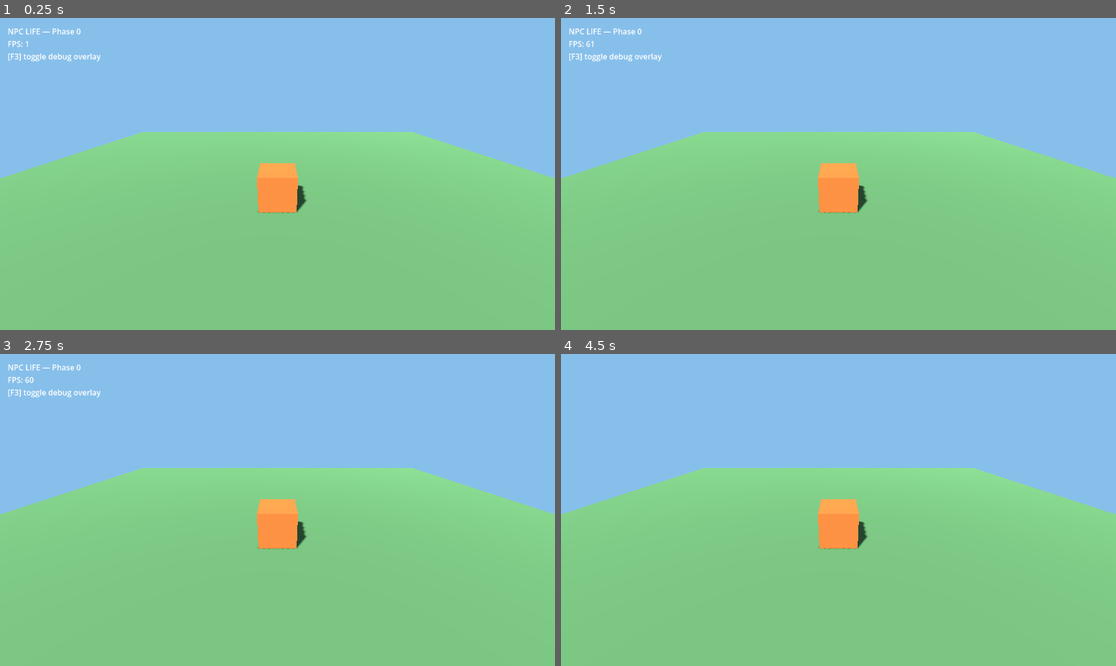
Above: before the commit, frames 1-4 (two rows, left to right).
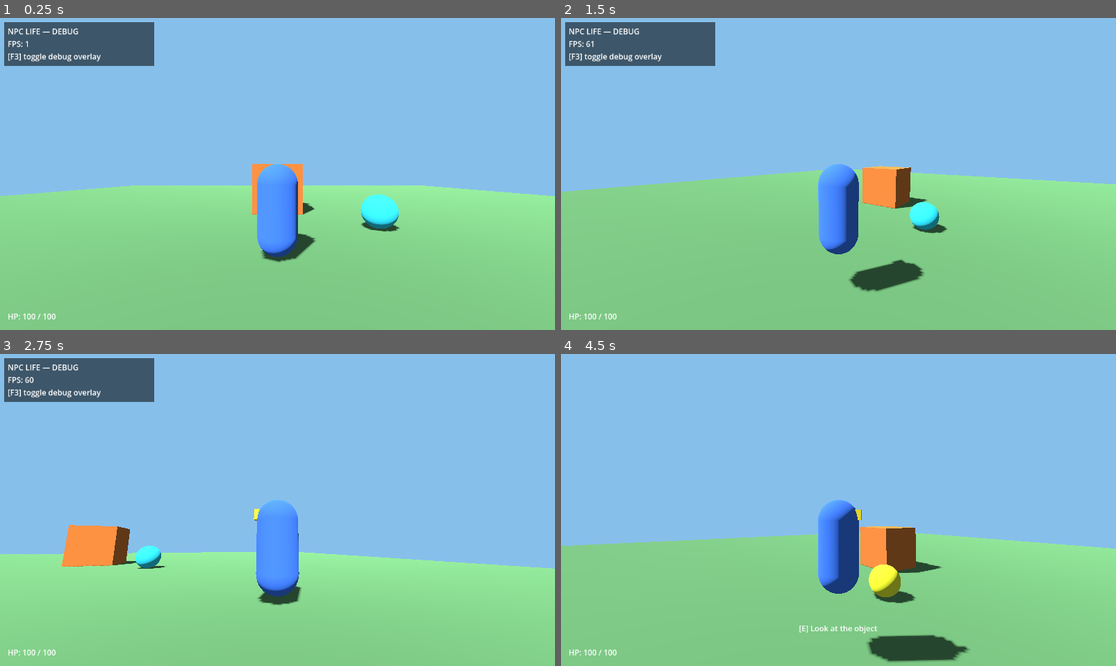
Above: after the commit, the same moments.

Repository: whdghks1/npc_lief
Game: Godot game, scene res://scenes/world/main.tscn
The game is run twice, just before and just after one commit, with the same random seed, the same clock (stepped at 60 frames per second) and the same inputs.
Inputs (mouse positions are in pixels of both pictures, inside the frame that each line leads up to):
- Up to frame 1 (0.25 s): no input
- Up to frame 2 (1.5 s): tap Enter at 0.5 s; move the mouse to (960, 158) at 0.52 s; hold D (move_right) 0.53-1.28 s; hold E (interact) 0.53-1.28 s; tap Space (jump) at 0.77, 0.8, 1.07, 1.35 s; move the mouse to (727, 189) at 1.27 s; hold S (move_back) from 1.28 s (still down)
- Up to frame 3 (2.75 s): tap Space (jump) at 1.52, 1.82, 2.3 s; tap E (interact) at 1.55 s; move the mouse to (333, 441) at 2.02 s; release S (move_back) at 2.03 s; hold D (move_right) from 2.03 s (still down); hold E (interact) from 2.03 s (still down)
- Up to frame 4 (4.5 s): move the mouse to (810, 572) at 2.77 s; release D (move_right) at 2.78 s; release E (interact) at 2.78 s; hold W (move_forward) 2.78-3.53 s; tap E (interact) at 2.85, 4.35 s; tap Space (jump) at 3.02, 3.32, 3.6, 3.77, 4.07 s; move the mouse to (1005, 556) at 3.52 s; hold A (move_left) from 3.53 s (still down); tap F3 (debug_overlay_toggle) at 4.15 s; move the mouse to (672, 463) at 4.27 s

The runs differ from the first frame. In frame 1, 24% of the frame differs, in the area x 0-100%, y 1-97%; in frame 2, 19%; in frame 3, 38%; in frame 4, 24%.

Commit message:
phase2 완료

Diff:
--- /dev/null
+++ b/scenes/player/player.tscn
@@ -0,0 +1,71 @@
+[gd_scene load_steps=10 format=3]
+
+[ext_resource type="Script" path="res://scripts/player/player.gd" id="1"]
+[ext_resource type="Script" path="res://scripts/player/health.gd" id="2"]
+[ext_resource type="Script" path="res://scripts/player/interactor.gd" id="3"]
+
+[sub_resource type="CapsuleShape3D" id="CapsuleShape3D_body"]
+radius = 0.4
+height = 1.8
+
+[sub_resource type="StandardMaterial3D" id="Material_body"]
+albedo_color = Color(0.25, 0.45, 0.85, 1)
+
+[sub_resource type="CapsuleMesh" id="CapsuleMesh_body"]
+material = SubResource("Material_body")
+radius = 0.4
+height = 1.8
+
+[sub_resource type="StandardMaterial3D" id="Material_nose"]
+albedo_color = Color(0.95, 0.85, 0.2, 1)
+
+[sub_resource type="BoxMesh" id="BoxMesh_nose"]
+material = SubResource("Material_nose")
+size = Vector3(0.2, 0.2, 0.2)
+
+[sub_resource type="SphereShape3D" id="SphereShape3D_interact_range"]
+radius = 2.5
+
+[node name="Player" type="CharacterBody3D"]
+collision_layer = 2
+collision_mask = 1
+script = ExtResource("1")
+
+[node name="CollisionShape3D" type="CollisionShape3D" parent="."]
+transform = Transform3D(1, 0, 0, 0, 1, 0, 0, 0, 1, 0, 0.9, 0)
+shape = SubResource("CapsuleShape3D_body")
+
+[node name="Model" type="Node3D" parent="."]
+unique_name_in_owner = true
+
+[node name="Body" type="MeshInstance3D" parent="Model"]
+transform = Transform3D(1, 0, 0, 0, 1, 0, 0, 0, 1, 0, 0.9, 0)
+mesh = SubResource("CapsuleMesh_body")
+
+[node name="Nose" type="MeshInstance3D" parent="Model"]
+transform = Transform3D(1, 0, 0, 0, 1, 0, 0, 0, 1, 0, 1.5, -0.35)
+mesh = SubResource("BoxMesh_nose")
+
+[node name="CameraPivot" type="Node3D" parent="."]
+unique_name_in_owner = true
+position = Vector3(0, 1.6, 0)
+
+[node name="SpringArm3D" type="SpringArm3D" parent="CameraPivot"]
+unique_name_in_owner = true
+collision_mask = 1
+spring_length = 4.0
+
+[node name="Camera3D" type="Camera3D" parent="CameraPivot/SpringArm3D"]
+current = true
+
+[node name="Interactor" type="Area3D" parent="."]
+unique_name_in_owner = true
+collision_layer = 0
+collision_mask = 4
+script = ExtResource("3")
+
+[node name="CollisionShape3D" type="CollisionShape3D" parent="Interactor"]
+shape = SubResource("SphereShape3D_interact_range")
+
+[node name="Health" type="Node" parent="."]
+script = ExtResource("2")
--- a/scenes/ui/debug_overlay.tscn
+++ b/scenes/ui/debug_overlay.tscn
@@ -1,22 +1,27 @@
-[gd_scene load_steps=2 format=3]
+[gd_scene load_steps=3 format=3]
 
 [ext_resource type="Script" path="res://scripts/ui/debug_overlay.gd" id="1"]
+
+[sub_resource type="StyleBoxFlat" id="StyleBoxFlat_bg"]
+bg_color = Color(0, 0, 0, 0.55)
+content_margin_left = 8.0
+content_margin_top = 8.0
+content_margin_right = 8.0
+content_margin_bottom = 8.0
 
 [node name="DebugOverlay" type="CanvasLayer"]
 layer = 10
 script = ExtResource("1")
 
-[node name="Margin" type="MarginContainer" parent="."]
+[node name="Panel" type="PanelContainer" parent="."]
 offset_left = 8.0
 offset_top = 8.0
 offset_right = 320.0
 offset_bottom = 72.0
-theme_override_constants/margin_left = 8
-theme_override_constants/margin_top = 8
-theme_override_constants/margin_right = 8
-theme_override_constants/margin_bottom = 8
+theme_override_styles/panel = SubResource("StyleBoxFlat_bg")
 
-[node name="InfoLabel" type="Label" parent="Margin"]
+[node name="InfoLabel" type="Label" parent="Panel"]
 unique_name_in_owner = true
 layout_mode = 2
-text = "NPC LIFE — Phase 0"
+theme_override_colors/font_color = Color(1, 1, 1, 1)
+text = "NPC LIFE — DEBUG"
--- /dev/null
+++ b/scenes/ui/hud.tscn
@@ -0,0 +1,33 @@
+[gd_scene load_steps=2 format=3]
+
+[ext_resource type="Script" path="res://scripts/ui/hud.gd" id="1"]
+
+[node name="HUD" type="CanvasLayer"]
+script = ExtResource("1")
+
+[node name="Root" type="Control" parent="."]
+anchor_right = 1.0
+anchor_bottom = 1.0
+mouse_filter = 2
+
+[node name="HealthLabel" type="Label" parent="Root"]
+unique_name_in_owner = true
+anchor_top = 1.0
+anchor_bottom = 1.0
+offset_left = 16.0
+offset_top = -40.0
+offset_right = 200.0
+offset_bottom = -12.0
+text = "HP: 100 / 100"
+
+[node name="InteractPrompt" type="Label" parent="Root"]
+unique_name_in_owner = true
+anchor_left = 0.5
+anchor_top = 1.0
+anchor_right = 0.5
+anchor_bottom = 1.0
+offset_left = -150.0
+offset_top = -90.0
+offset_right = 150.0
+offset_bottom = -60.0
+horizontal_alignment = 1
--- a/scenes/world/main.tscn
+++ b/scenes/world/main.tscn
@@ -1,7 +1,11 @@
-[gd_scene load_steps=10 format=3]
+[gd_scene load_steps=16 format=3]
 
 [ext_resource type="Script" path="res://scripts/core/main.gd" id="1"]
 [ext_resource type="PackedScene" path="res://scenes/ui/debug_overlay.tscn" id="2"]
+[ext_resource type="PackedScene" path="res://scenes/player/player.tscn" id="3"]
+[ext_resource type="PackedScene" path="res://scenes/ui/hud.tscn" id="4"]
+[ext_resource type="Script" path="res://scripts/core/interactable.gd" id="5"]
+[ext_resource type="Script" path="res://scripts/core/test_interactable.gd" id="6"]
 
 [sub_resource type="Environment" id="Environment_1"]
 background_mode = 1
@@ -30,6 +34,17 @@
 [sub_resource type="BoxShape3D" id="BoxShape3D_box"]
 size = Vector3(2, 2, 2)
 
+[sub_resource type="StandardMaterial3D" id="Material_interact"]
+albedo_color = Color(0.2, 0.8, 0.85, 1)
+
+[sub_resource type="SphereMesh" id="SphereMesh_interact"]
+material = SubResource("Material_interact")
+radius = 0.5
+height = 1.0
+
+[sub_resource type="SphereShape3D" id="SphereShape3D_interact_body"]
+radius = 0.5
+
 [node name="Main" type="Node3D"]
 script = ExtResource("1")
 
@@ -40,11 +55,6 @@
 position = Vector3(0, 8, 0)
 rotation = Vector3(-0.9, -0.5, 0)
 shadow_enabled = true
-
-[node name="Camera3D" type="Camera3D" parent="."]
-position = Vector3(0, 6, 10)
-rotation = Vector3(-0.4, 0, 0)
-current = true
 
 [node name="Ground" type="StaticBody3D" parent="."]
 
@@ -64,4 +74,25 @@
 [node name="CollisionShape3D" type="CollisionShape3D" parent="PlaceholderBox"]
 shape = SubResource("BoxShape3D_box")
 
+[node name="TestInteractable" type="StaticBody3D" parent="."]
+position = Vector3(3, 0.5, 3)
+collision_layer = 5
+collision_mask = 0
+script = ExtResource("6")
+
+[node name="MeshInstance3D" type="MeshInstance3D" parent="TestInteractable"]
+mesh = SubResource("SphereMesh_interact")
+
+[node name="CollisionShape3D" type="CollisionShape3D" parent="TestInteractable"]
+shape = SubResource("SphereShape3D_interact_body")
+
+[node name="Interactable" type="Node" parent="TestInteractable"]
+script = ExtResource("5")
+prompt = "Look at the object"
+
+[node name="Player" parent="." instance=ExtResource("3")]
+transform = Transform3D(1, 0, 0, 0, 1, 0, 0, 0, 1, 0, 0, 5)
+
 [node name="DebugOverlay" parent="." instance=ExtResource("2")]
+
+[node name="HUD" parent="." instance=ExtResource("4")]
--- /dev/null
+++ b/scripts/core/interactable.gd
@@ -0,0 +1,18 @@
+## Generic "this can be interacted with" component.
+##
+## Attach as a child of any physical body that has a collision shape on the
+## interactable physics layer (layer 3, see scripts/player/interactor.gd).
+## This node only knows how to *be* interacted with — it has no idea who is
+## interacting with it or what should happen; concrete objects listen to
+## `interacted` and react (see scripts/core/test_interactable.gd).
+class_name Interactable
+extends Node
+
+signal interacted(by: Node)
+
+## Shown by the HUD as "[E] <prompt>" when this is the player's current target.
+@export var prompt: String = "Interact"
+
+
+func interact(by: Node) -> void:
+	interacted.emit(by)
--- a/scripts/core/main.gd
+++ b/scripts/core/main.gd
@@ -1,10 +1,6 @@
-## Root of the Phase 0 test scene.
-##
-## Its only job right now is to prove the project boots into a working 3D
-## scene (docs/ROADMAP.md Phase 0 exit criteria). Gameplay systems land in
-## later phases.
+## Root of the test scene used to develop and verify each roadmap phase.
 extends Node3D
 
 
 func _ready() -> void:
-	print("NPC LIFE — Phase 0 test scene loaded.")
+	print("NPC LIFE — test scene loaded.")
--- /dev/null
+++ b/scripts/core/test_interactable.gd
@@ -0,0 +1,24 @@
+## Phase 1 verification prop — demonstrates the Interactable component works
+## end to end (detection, prompt, triggering). Not part of the game's actual
+## content; later phases replace ad-hoc props like this with real world
+## objects (jobs, food, doors, etc.).
+extends StaticBody3D
+
+@onready var _interactable: Interactable = $Interactable
+@onready var _mesh: MeshInstance3D = $MeshInstance3D
+
+var _lit := false
+
+
+func _ready() -> void:
+	_interactable.interacted.connect(_on_interacted)
+
+
+func _on_interacted(_by: Node) -> void:
+	_lit = not _lit
+	var material := _mesh.get_surface_override_material(0) as StandardMaterial3D
+	if material == null:
+		material = _mesh.mesh.surface_get_material(0).duplicate()
+		_mesh.set_surface_override_material(0, material)
+	material.albedo_color = Color(0.9, 0.9, 0.2) if _lit else Color(0.2, 0.8, 0.85)
+	print("Interacted with test prop. Lit: ", _lit)
--- /dev/null
+++ b/scripts/player/health.gd
@@ -0,0 +1,35 @@
+## Generic health component.
+##
+## Not wired to any damage source yet — no hazards exist before later
+## roadmap phases (Phase 7 "NPC Survival"). Phase 1 only needs the stat to
+## exist and be readable by the HUD.
+class_name Health
+extends Node
+
+signal health_changed(current: float, max_health: float)
+signal died
+
+@export var max_health: float = 100.0
+
+var current_health: float = max_health
+
+
+func _ready() -> void:
+	current_health = max_health
+	health_changed.emit(current_health, max_health)
+
+
+func take_damage(amount: float) -> void:
+	if current_health <= 0.0 or amount <= 0.0:
+		return
+	current_health = maxf(current_health - amount, 0.0)
+	health_changed.emit(current_health, max_health)
+	if current_health <= 0.0:
+		died.emit()
+
+
+func heal(amount: float) -> void:
+	if current_health <= 0.0 or amount <= 0.0:
+		return
+	current_health = minf(current_health + amount, max_health)
+	health_changed.emit(current_health, max_health)
--- /dev/null
+++ b/scripts/player/interactor.gd
@@ -0,0 +1,56 @@
+## Detects nearby Interactable components and lets the player trigger them.
+##
+## Lives on an Area3D child of the player so the detection range/shape stays
+## data-driven (resize the CollisionShape3D instead of touching code). Its
+## collision_mask should only include the "interactable" physics layer
+## (layer 3) so it never reacts to plain scenery.
+class_name Interactor
+extends Area3D
+
+signal target_changed(interactable: Interactable)
+
+var current_target: Interactable = null
+
+var _candidates: Array[Interactable] = []
+
+
+func _ready() -> void:
+	body_entered.connect(_on_body_entered)
+	body_exited.connect(_on_body_exited)
+
+
+func try_interact(by: Node) -> void:
+	if current_target != null:
+		current_target.interact(by)
+
+
+func _on_body_entered(body: Node3D) -> void:
+	var interactable := _find_interactable(body)
+	if interactable == null:
+		return
+	_candidates.append(interactable)
+	_update_target()
+
+
+func _on_body_exited(body: Node3D) -> void:
+	var interactable := _find_interactable(body)
+	if interactable == null:
+		return
+	_candidates.erase(interactable)
+	_update_target()
+
+
+func _find_interactable(body: Node3D) -> Interactable:
+	for child in body.get_children():
+		if child is Interactable:
+			return child
+	return null
+
+
+func _update_target() -> void:
+	var new_target: Interactable = null
+	if not _candidates.is_empty():
+		new_target = _candidates[-1]
+	if new_target != current_target:
+		current_target = new_target
+		target_changed.emit(current_target)
--- /dev/null
+++ b/scripts/player/player.gd
@@ -0,0 +1,68 @@
+## Third-person player controller.
+##
+## The physics body itself never rotates — only the visual "Model" child
+## turns to face the movement direction. This keeps the camera pivot free to
+## orbit independently without fighting the body's rotation, and keeps the
+## capsule collider's orientation irrelevant (it's symmetric anyway).
+class_name Player
+extends CharacterBody3D
+
+const SPEED := 4.0
+const JUMP_VELOCITY := 4.5
+const MODEL_TURN_SPEED := 10.0
+const MOUSE_SENSITIVITY := 0.003
+const MIN_PITCH := deg_to_rad(-80.0)
+const MAX_PITCH := deg_to_rad(10.0)
+
+@onready var _model: Node3D = %Model
+@onready var _camera_pivot: Node3D = %CameraPivot
+@onready var _spring_arm: SpringArm3D = %SpringArm3D
+@onready var _interactor: Interactor = %Interactor
+
+var _gravity: float = ProjectSettings.get_setting("physics/3d/default_gravity", 9.8)
+
+
+func _ready() -> void:
+	add_to_group("player")
+	Input.mouse_mode = Input.MOUSE_MODE_CAPTURED
+
+
+func _unhandled_input(event: InputEvent) -> void:
+	if event is InputEventMouseMotion and Input.mouse_mode == Input.MOUSE_MODE_CAPTURED:
+		_camera_pivot.rotation.y -= event.relative.x * MOUSE_SENSITIVITY
+		_spring_arm.rotation.x = clampf(
+			_spring_arm.rotation.x - event.relative.y * MOUSE_SENSITIVITY, MIN_PITCH, MAX_PITCH
+		)
+	elif event.is_action_pressed("pause"):
+		_toggle_mouse_capture()
+	elif event.is_action_pressed("interact"):
+		_interactor.try_interact(self)
+
+
+func _physics_process(delta: float) -> void:
+	if not is_on_floor():
+		velocity.y -= _gravity * delta
+
+	if Input.is_action_just_pressed("jump") and is_on_floor():
+		velocity.y = JUMP_VELOCITY
+
+	var input_dir := Input.get_vector("move_left", "move_right", "move_forward", "move_back")
+	var raw_dir: Vector3 = _camera_pivot.transform.basis * Vector3(input_dir.x, 0.0, input_dir.y)
+	raw_dir.y = 0.0
+	var move_dir := raw_dir.normalized() if raw_dir.length() > 0.0001 else Vector3.ZERO
+
+	velocity.x = move_dir.x * SPEED
+	velocity.z = move_dir.z * SPEED
+
+	if move_dir.length() > 0.01:
+		var target_angle := atan2(move_dir.x, move_dir.z)
+		_model.rotation.y = lerp_angle(_model.rotation.y, target_angle, MODEL_TURN_SPEED * delta)
+
+	move_and_slide()
+
+
+func _toggle_mouse_capture() -> void:
+	if Input.mouse_mode == Input.MOUSE_MODE_CAPTURED:
+		Input.mouse_mode = Input.MOUSE_MODE_VISIBLE
+	else:
+		Input.mouse_mode = Input.MOUSE_MODE_CAPTURED
--- a/scripts/ui/debug_overlay.gd
+++ b/scripts/ui/debug_overlay.gd
@@ -20,7 +20,7 @@
 	if not visible:
 		return
 	var fps := Engine.get_frames_per_second()
-	_info_label.text = "NPC LIFE — Phase 0\nFPS: %d\n[F3] toggle debug overlay" % fps
+	_info_label.text = "NPC LIFE — DEBUG\nFPS: %d\n[F3] toggle debug overlay" % fps
 
 
 func _unhandled_input(event: InputEvent) -> void:
--- /dev/null
+++ b/scripts/ui/hud.gd
@@ -0,0 +1,34 @@
+## Basic player-facing HUD: health readout + contextual interact prompt.
+##
+## Finds the player via the "player" group instead of a direct scene
+## reference, so this scene and the player scene stay decoupled — either can
+## be swapped without editing the other.
+class_name HUD
+extends CanvasLayer
+
+@onready var _health_label: Label = %HealthLabel
+@onready var _interact_prompt: Label = %InteractPrompt
+
+
+func _ready() -> void:
+	_interact_prompt.visible = false
+	var player := get_tree().get_first_node_in_group("player")
+	if player == null:
+		push_warning("HUD: no node in group 'player' found to bind to.")
+		return
+	var health: Health = player.get_node("Health")
+	health.health_changed.connect(_on_health_changed)
+	_on_health_changed(health.current_health, health.max_health)
+
+	var interactor: Interactor = player.get_node("Interactor")
+	interactor.target_changed.connect(_on_target_changed)
+
+
+func _on_health_changed(current: float, max_health: float) -> void:
+	_health_label.text = "HP: %d / %d" % [int(current), int(max_health)]
+
+
+func _on_target_changed(interactable: Interactable) -> void:
+	_interact_prompt.visible = interactable != null
+	if interactable != null:
+		_interact_prompt.text = "[E] %s" % interactable.prompt
Not shown, added: scripts/core/interactable.gd.uid
Not shown, added: scripts/core/test_interactable.gd.uid
Not shown, added: scripts/player/health.gd.uid
Not shown, added: scripts/player/interactor.gd.uid
Not shown, added: scripts/player/player.gd.uid
Not shown, added: scripts/ui/hud.gd.uid
Not shown, changed: README.md
